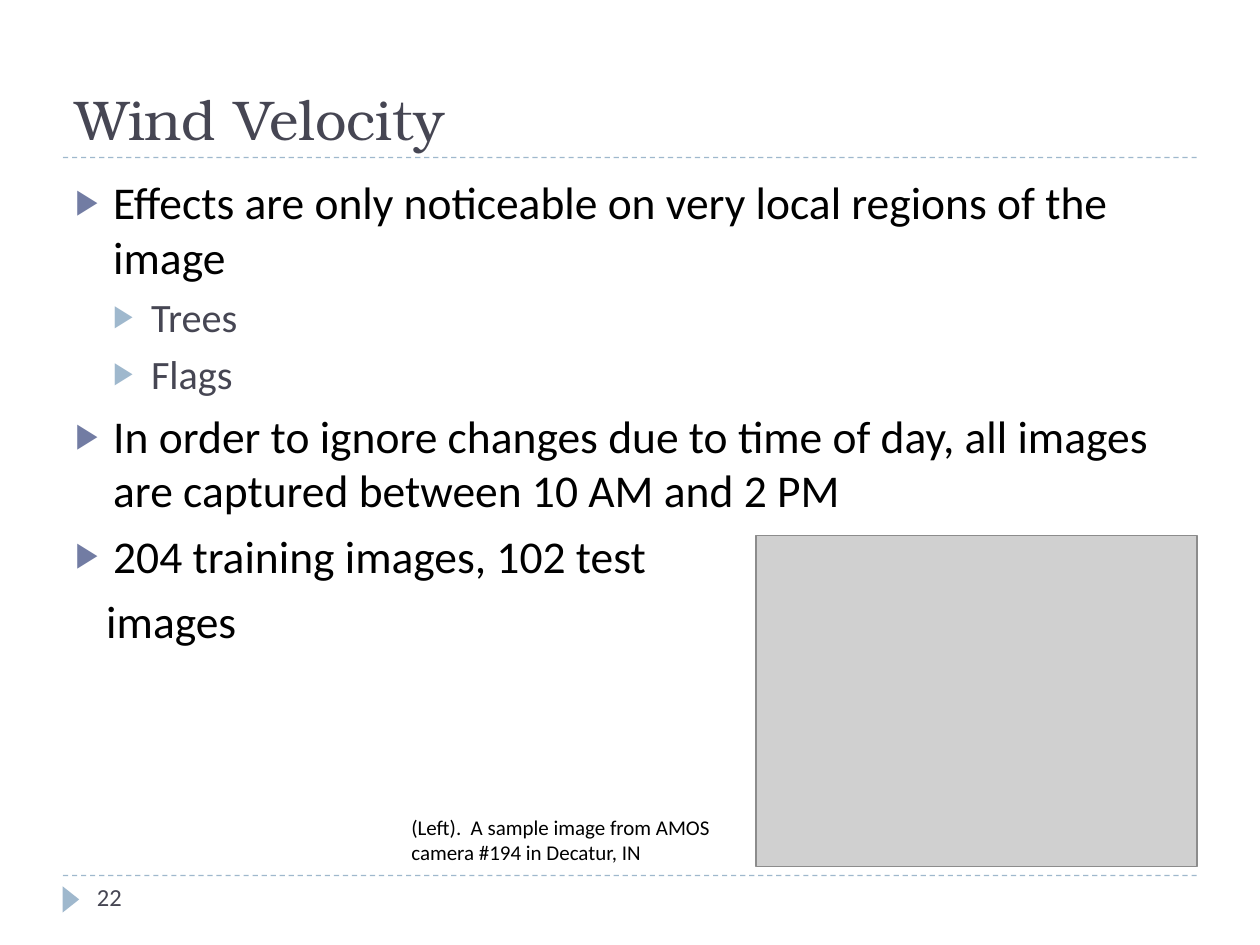
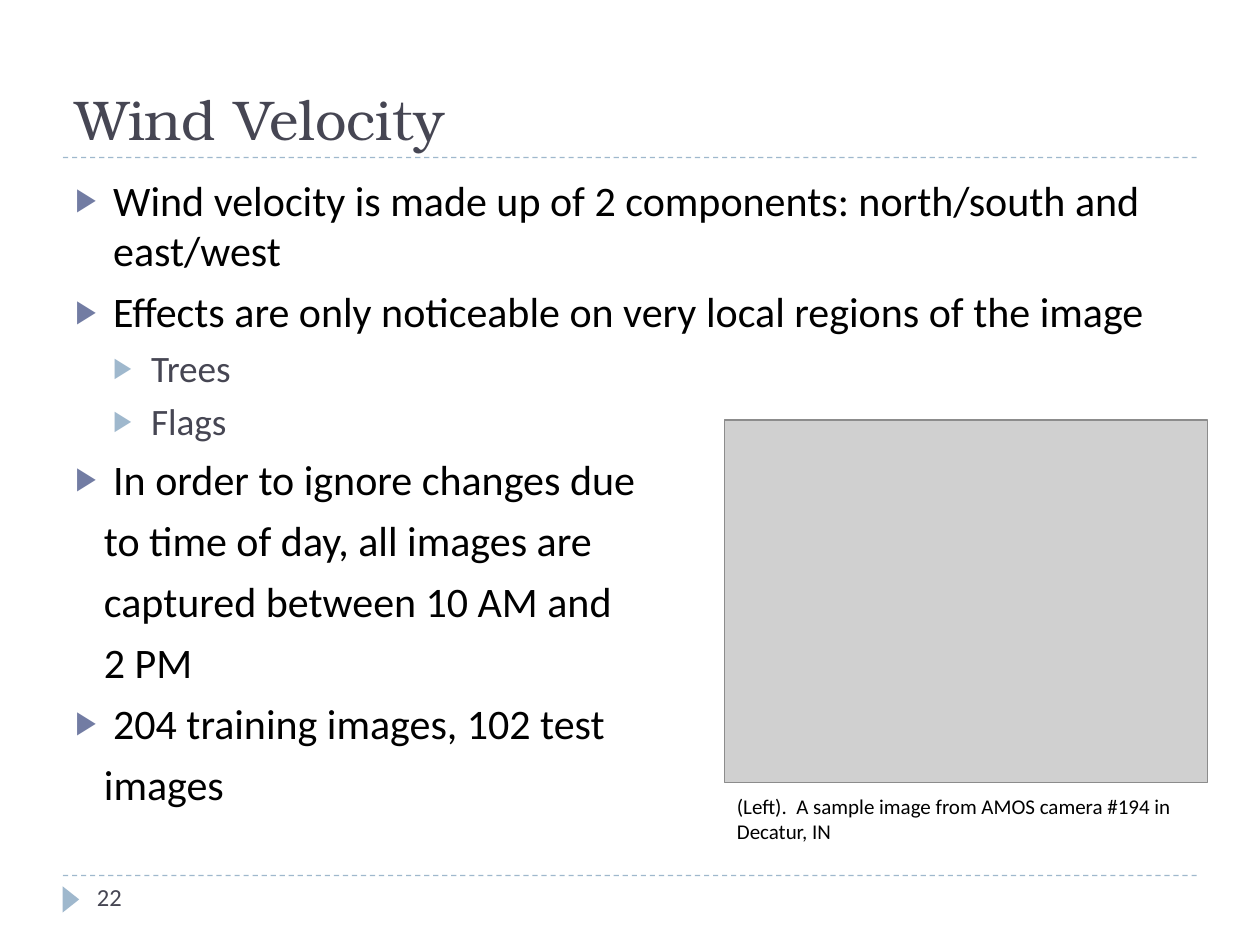
Before and after one commit to rspeyer/rzs-thesis, a slide deck: slide 22 of thesis-defense.pptx. Drawn at 1260x945 pixels with LibreOffice and Linux fonts; fonts in the diff are those of the drawing; grey boxes stand for pictures. Boxes give left, top, right and bottom in pixels: in the first picture for what was removed or moved away, otherwise in the second. Text is boxed around its words. In the diff, an @@ line names an element or a change of style, - is before the commit and + after.

```diff
--- a/thesis-defense.pptx
+++ b/thesis-defense.pptx
@@ text at <box>113,186,1139,268</box>: paragraph added @@
+▶ Wind velocity is made up of 2 components: north/south and east/west
@@ text at <box>104,297,1144,808</box>: size 26 to 24.1 pt in "Effects are only noticeable on very local ...", "204 training images, 102 test", "images"; size 23 to 21.3 pt in "Trees", "Flags" @@
@@ picture: place and size @@
-picture at <box>756,536,1197,866</box>
+picture at <box>724,420,1207,782</box>
@@ text at <box>104,465,635,678</box>: text changed; size 26 to 24.1 pt @@
-▶ In order to ignore changes due to time of day, all images are captured between 10 AM and 2 PM
+▶ In order to ignore changes due
+to time of day, all images are
+captured between 10 AM and
+2 PM
@@ text "(Left). A sample image from ..." rewrapped from <box>411,820,710,863</box> to <box>737,799,1170,842</box> @@
```
Also in this commit, not shown: 13 other slides changed, 2 other files.
